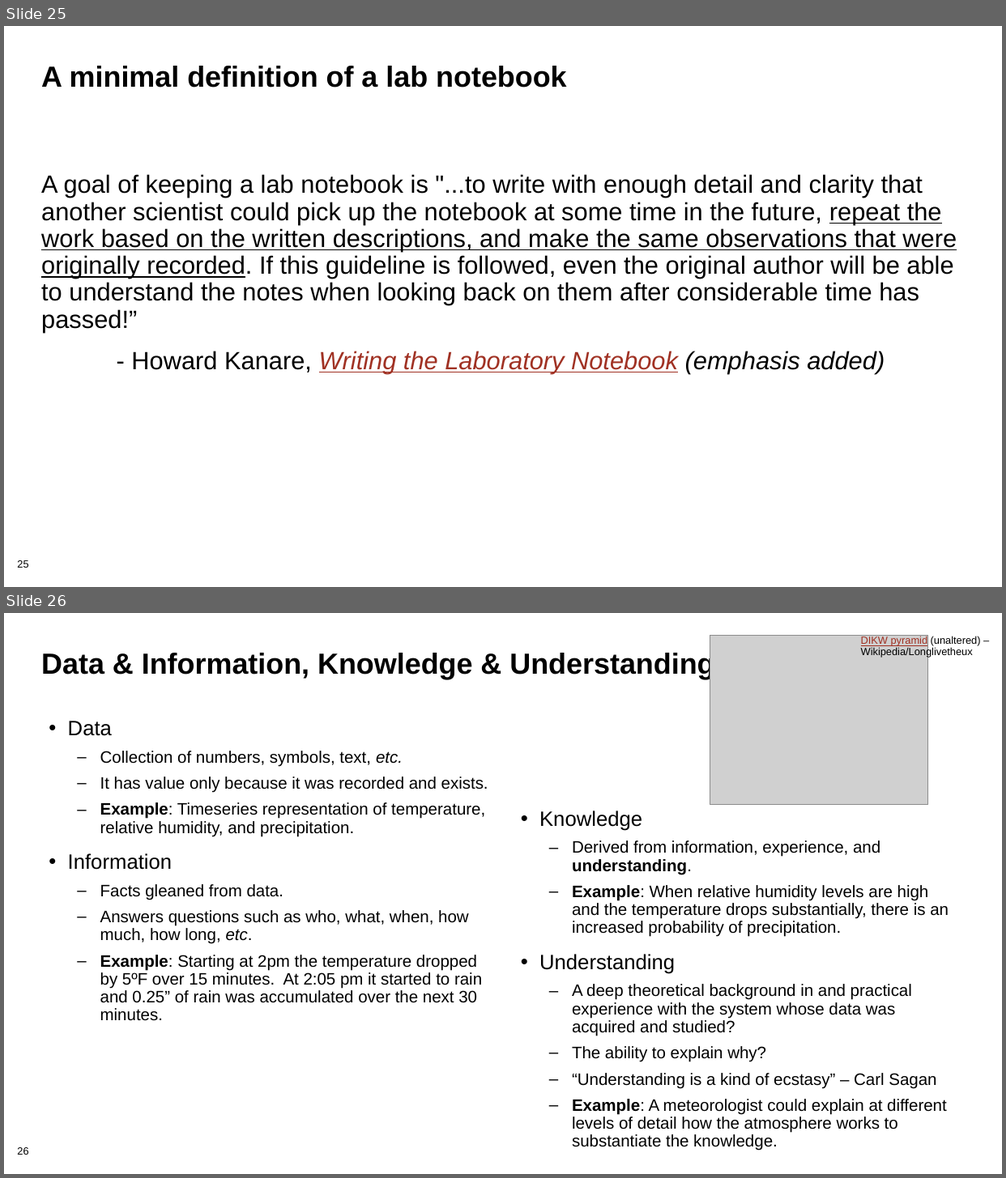
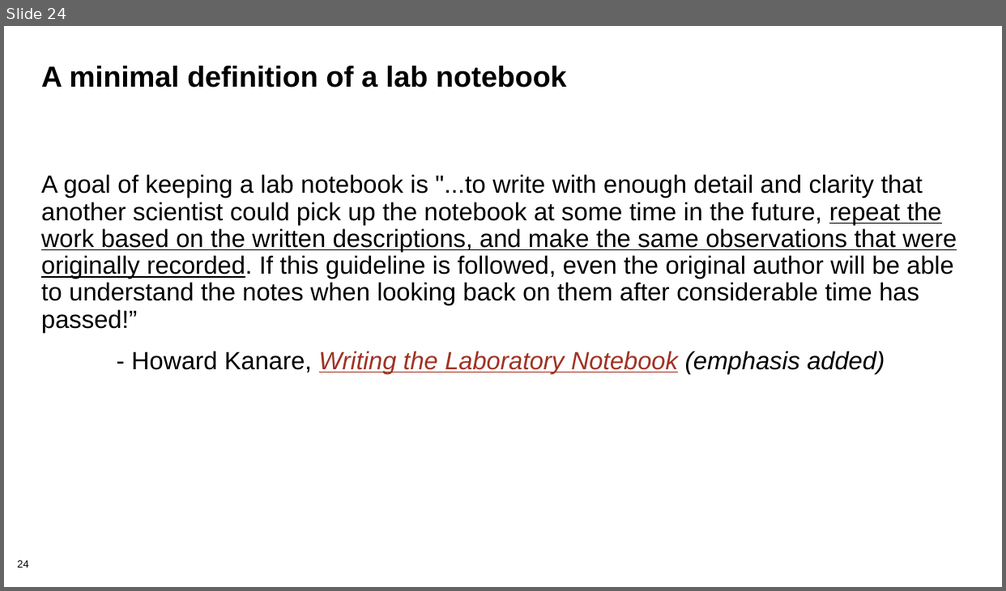
Before and after one commit to bssw-tutorial/presentations, a slide deck: repro-notebooks.pptx. Shown one above the other, each under a label of ours: slides 25 and 26 before the commit, slide 24 after it. The pictures are 1006x1178 and 1006x591 pixels, drawn with LibreOffice and Linux fonts; fonts in the diff are those of the drawing; grey boxes stand for pictures. Boxes give left, top, right and bottom in pixels: in the first picture for what was removed or moved away, otherwise in the second. Text is boxed around its words. In the diff, an @@ line names an element or a change of style, - is before the commit and + after.

```diff
--- a/repro-notebooks.pptx
+++ b/repro-notebooks.pptx
@@ slide 26 removed at bbox=[4, 613, 1002, 1174], background #FFFFFF; not listed: 1 template element that a slide beside it also shows @@
@@ picture removed at bbox=[710, 636, 928, 805] @@
@@ text removed at bbox=[861, 636, 981, 658] @@
-DIKW pyramid (unaltered) – Wikipedia/Longlivetheux
@@ title removed at bbox=[41, 651, 714, 679] @@
-Data & Information, Knowledge & Understanding
@@ text removed at bbox=[68, 721, 488, 1021] @@
-• Data
-  – Collection of numbers, symbols, text, etc.
-  – It has value only because it was recorded and exists.
-  – Example: Timeseries representation of temperature, relative humidity, and precipitation.
-• Information
-  – Facts gleaned from data.
-  – Answers questions such as who, what, when, how much, how long, etc.
-  – Example: Starting at 2pm the temperature dropped by 5ºF over 15 minutes. At 2:05 pm it started to rain and 0.25” of rain was accumulated over the next 30 minutes.
@@ text removed at bbox=[539, 811, 948, 1151] @@
-• Knowledge
-  – Derived from information, experience, and understanding.
-  – Example: When relative humidity levels are high and the temperature drops substantially, there is an increased probability of precipitation.
-• Understanding
-  – A deep theoretical background in and practical experience with the system whose data was acquired and studied?
-  – The ability to explain why?
-  – “Understanding is a kind of ecstasy” – Carl Sagan
-  – Example: A meteorologist could explain at different levels of detail how the atmosphere works to substantiate the knowledge.
@@ what was slide 25 is now slide 24 @@
@@ page number at bbox=[17, 561, 28, 568]: text changed @@
-25
+24
```
Also in this commit, not shown: 15 slides changed, 4 other slides removed.
